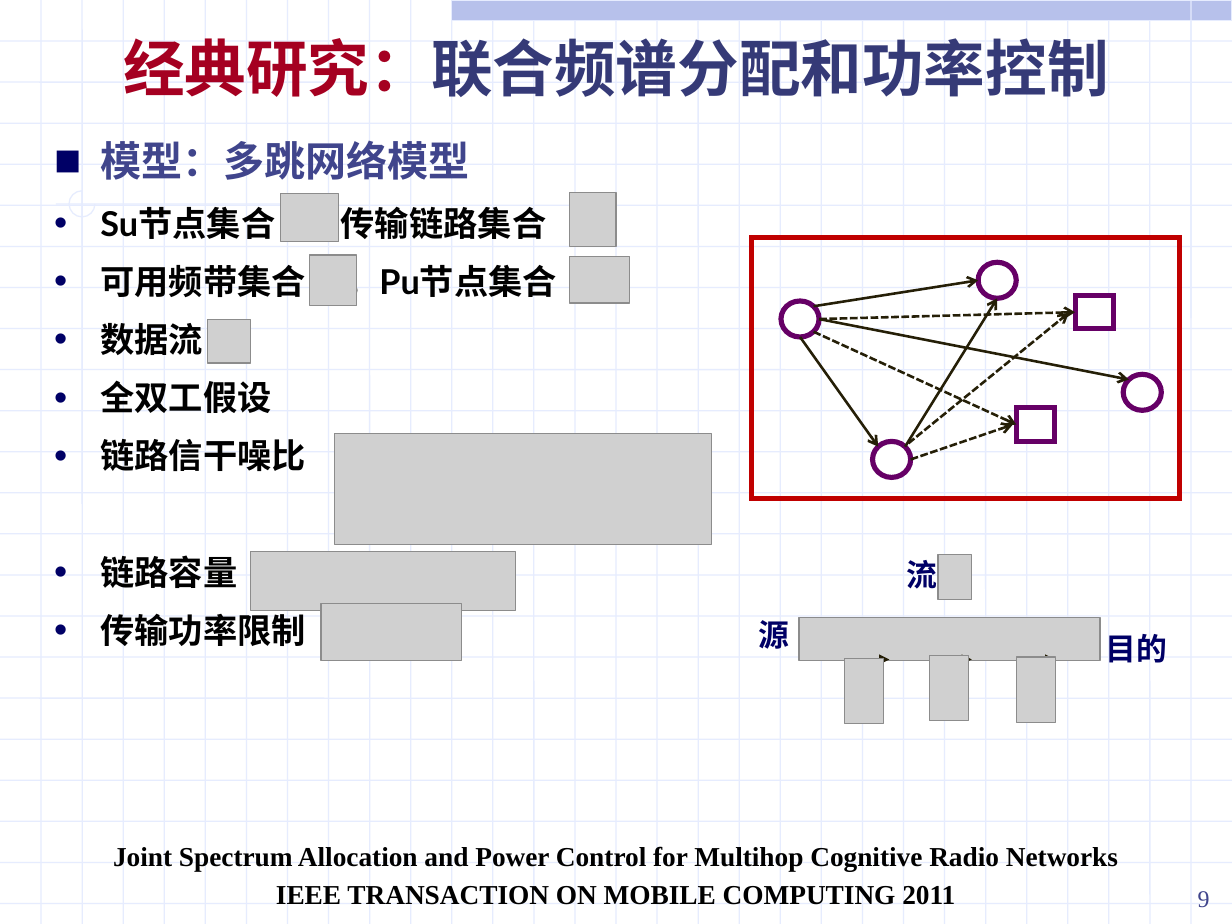
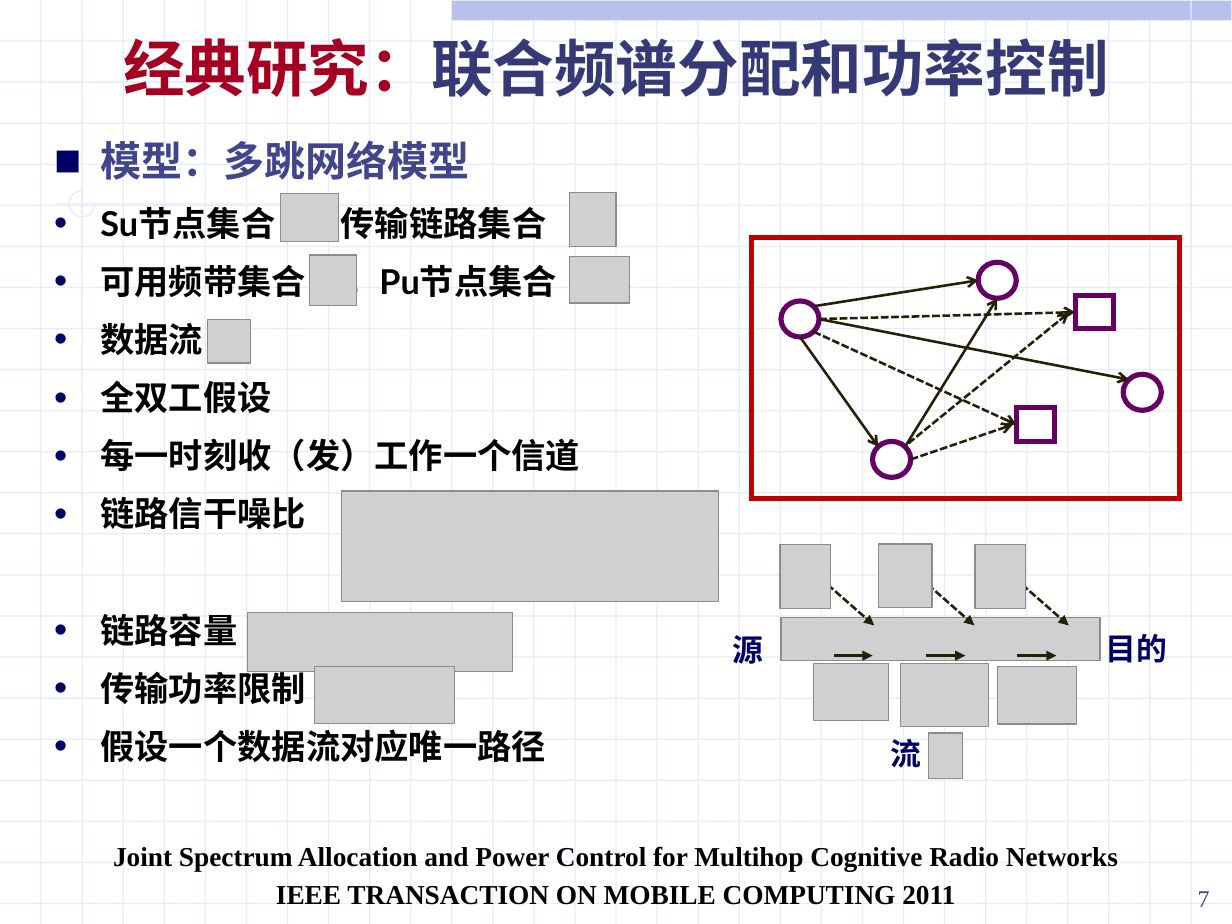
Before and after one commit to ssheroes/hello-world, a slide deck: slide 7 of 战术网频谱共享调研 (2).pptx (slide 9 before the commit). Drawn at 1232x924 pixels with LibreOffice and Linux fonts; fonts in the diff are those of the drawing; grey boxes stand for pictures. Boxes give left, top, right and bottom in pixels: in the first picture for what was removed or moved away, otherwise in the second. Text is boxed around its words. In the diff, an @@ line names an element or a change of style, - is before the commit and + after.

```diff
--- a/战术网频谱共享调研 (2).pptx
+++ b/战术网频谱共享调研 (2).pptx
@@ text at (100,438,580,472): paragraph added @@
+• 每一时刻收（发）工作一个信道
@@ picture: place and size @@
-picture at (335,434,712,545)
+picture at (341,492,718,602)
@@ picture removed at (251,551,516,610) @@
@@ picture removed at (938,554,972,600) @@
@@ group added at (780,545,1069,779): 4 pictures, 3 arrows @@
@@ picture added at (248,612,513,671) @@
@@ picture removed at (322,604,462,660) @@
@@ picture: place and size @@
-picture at (800,617,1100,660)
+picture at (781,617,1100,660)
@@ text "源": place and size @@
-text "源" at (759,620,790,649)
+text "源" at (732,635,763,664)
@@ arrow moved from (850, 659) - (890, 659) to (834, 655) - (872, 655) @@
@@ arrow moved from (933, 659) - (972, 659) to (926, 655) - (966, 655) @@
@@ arrow moved from (1016, 659) - (1056, 659) to (1018, 655) - (1057, 655) @@
@@ picture added at (314,667,455,723) @@
@@ picture: place and size @@
-picture at (844,658,883,723)
+picture at (813,664,888,721)
@@ picture: place and size @@
-picture at (929,655,968,721)
+picture at (901,664,989,727)
@@ picture: place and size @@
-picture at (1016,657,1056,722)
+picture at (997,667,1076,724)
@@ text at (100,729,546,762): paragraph added @@
+• 假设一个数据流对应唯一路径
@@ text "流": place and size @@
-text "流" at (906,560,937,589)
+text "流" at (890,739,921,768)
@@ page number at (1198,891,1210,907): text changed @@
-9
+7
```
Also in this commit, not shown: 2 other slides changed, 7 slides added, 8 slides removed.
